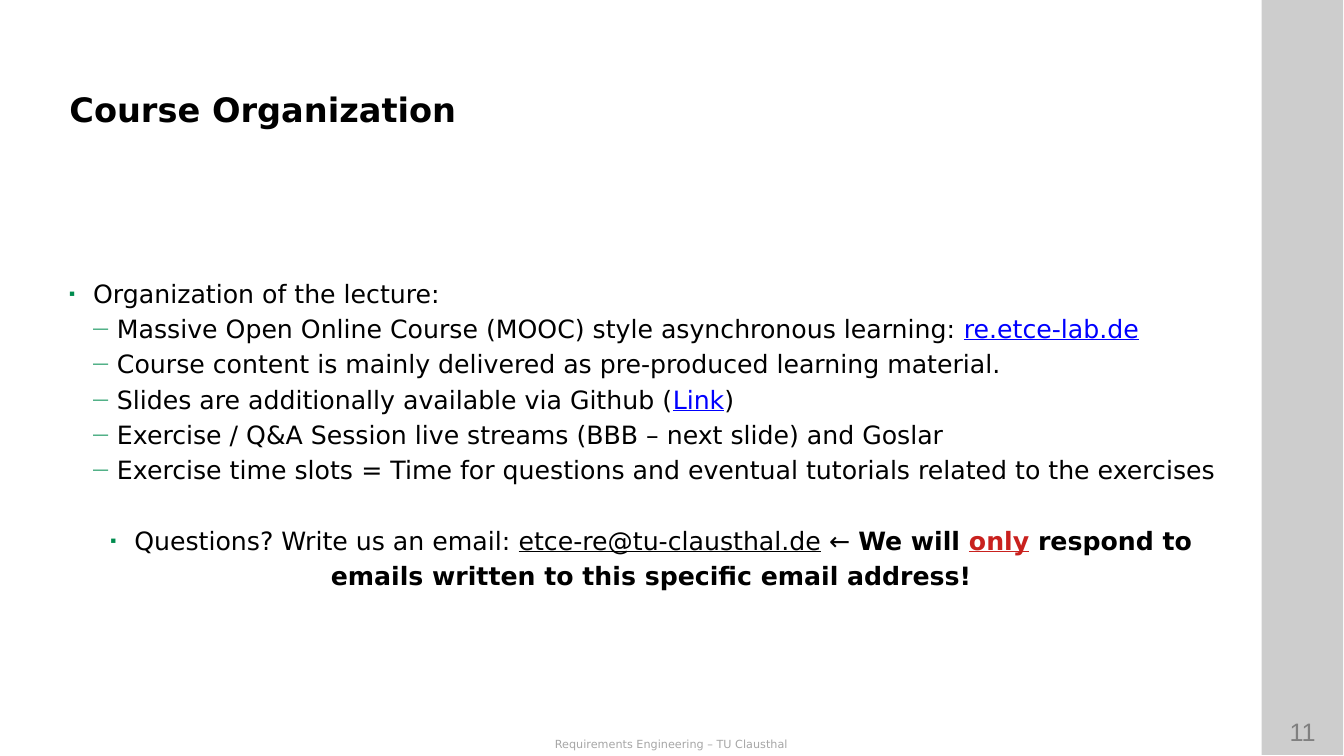
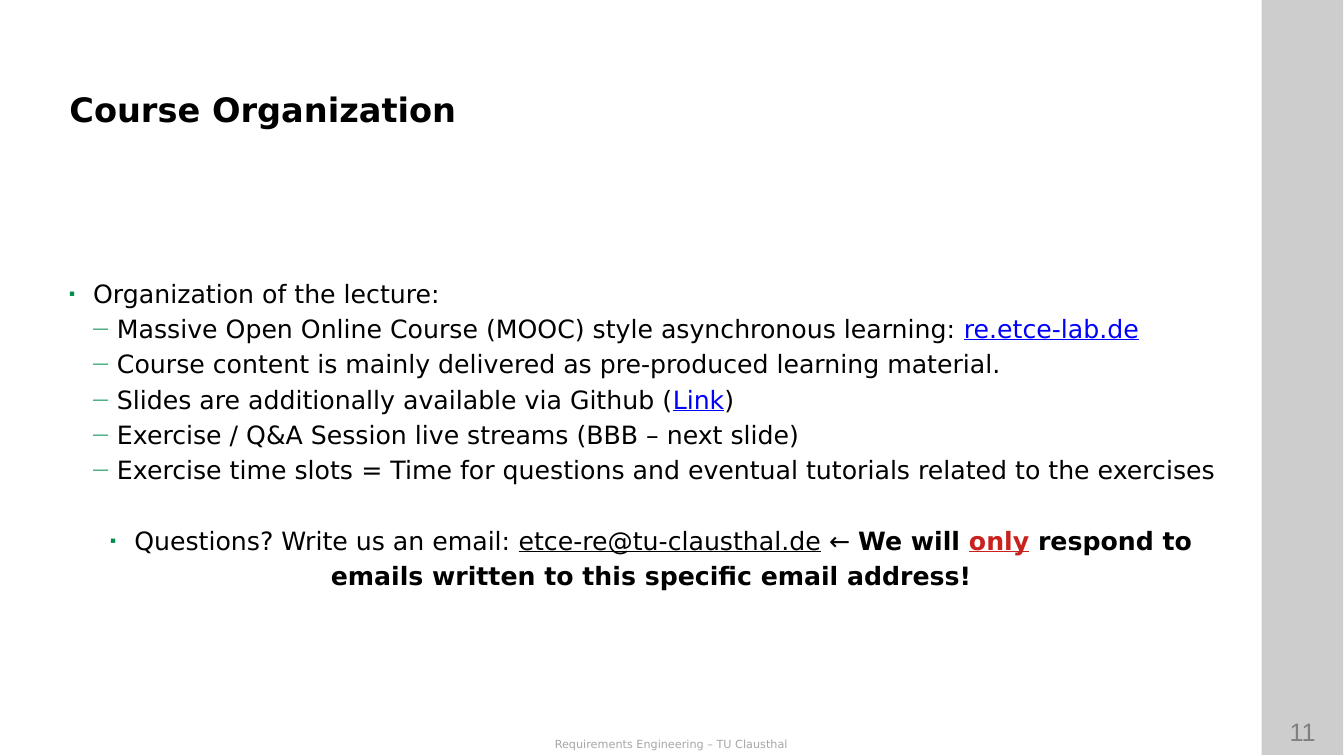
Before and after one commit to ETCE-LAB/teaching-material, a slide deck: slide 11 of Requirements-Engineering/RE-L00-Organization.pptx. Drawn at 1344x756 pixels with LibreOffice and Linux fonts; fonts in the diff are those of the drawing; background and template pictures are left out. Boxes give left, top, right and bottom in pixels: in the first picture for what was removed or moved away, otherwise in the second. Text is boxed around its words. In the diff, an @@ line names an element or a change of style, - is before the commit and + after.

Commit message:
Updated Exercise sheets and Slides

```diff
--- a/Requirements-Engineering/RE-L00-Organization.pptx
+++ b/Requirements-Engineering/RE-L00-Organization.pptx
@@ text at bbox=[117, 425, 799, 448]: text changed @@
-  — Exercise / Q&A Session live streams (BBB – next slide) and Goslar
+  — Exercise / Q&A Session live streams (BBB – next slide)
```
Also in this commit, not shown: 6 other slides changed, 1 slide added, 41 other files.
